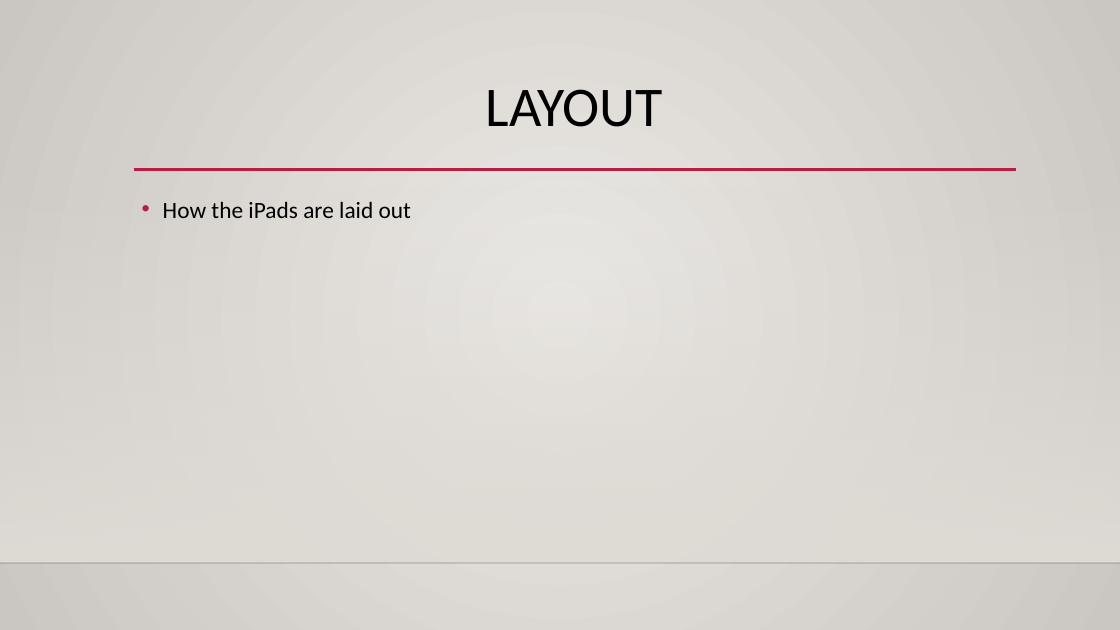
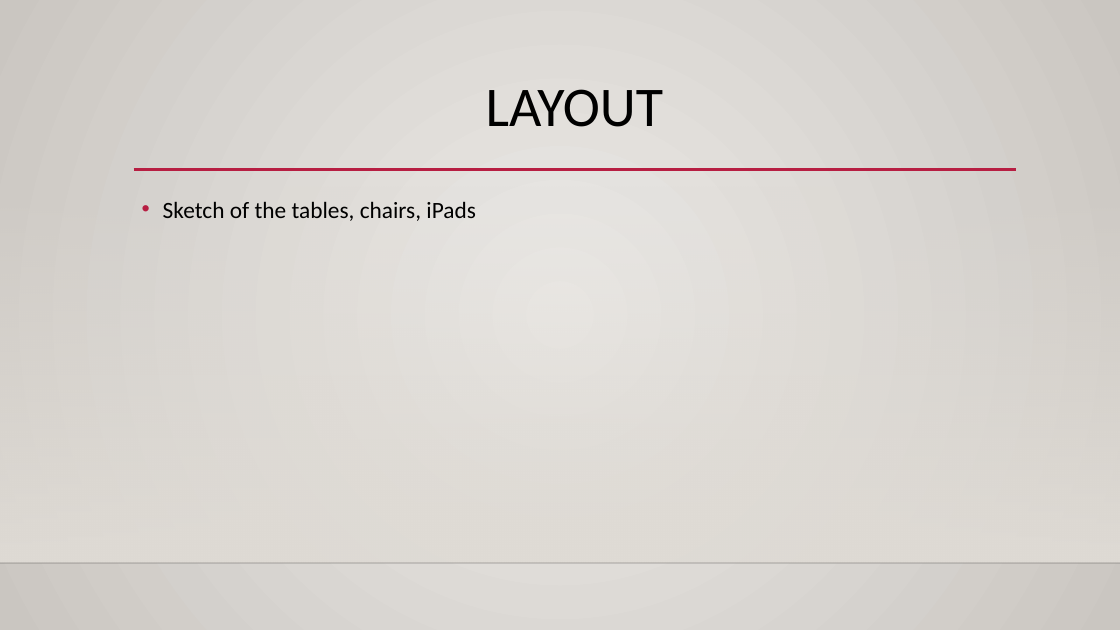
Before and after one commit to stirenewang/EH89-ConsumerCompanyGame, a slide deck: slide 3 of Presentation.pptx. Drawn at 1120x630 pixels with LibreOffice and Linux fonts; fonts in the diff are those of the drawing; background and template pictures are left out. Boxes give left, top, right and bottom in pixels: in the first picture for what was removed or moved away, otherwise in the second. Text is boxed around its words. In the diff, an @@ line names an element or a change of style, - is before the commit and + after.

```diff
--- a/Presentation.pptx
+++ b/Presentation.pptx
@@ text at <box>163,201,475,221</box>: text changed @@
-• How the iPads are laid out
+• Sketch of the tables, chairs, iPads
```
Also in this commit, not shown: 2 other slides changed, 4 slides added, 1 slide removed, 2 other files.
